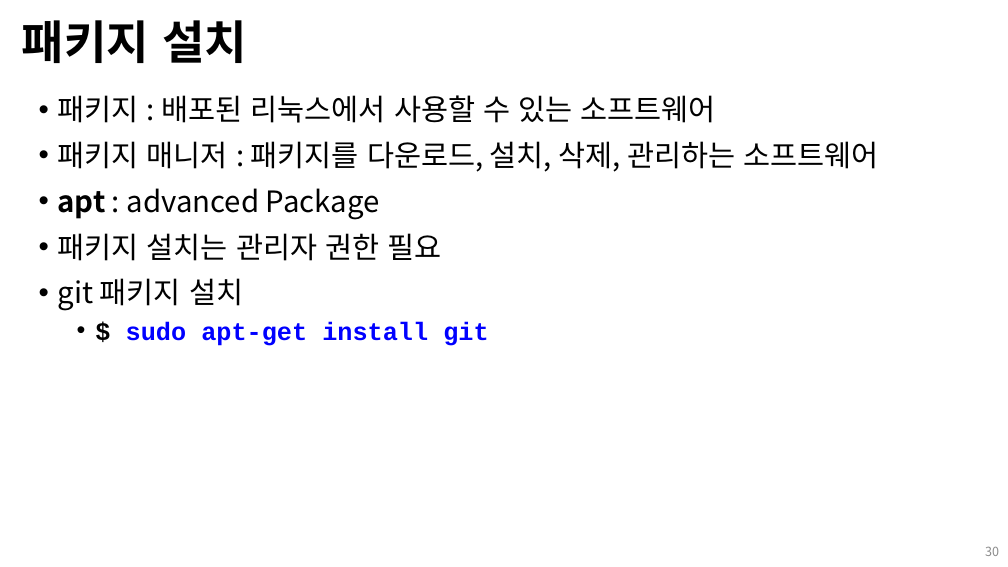
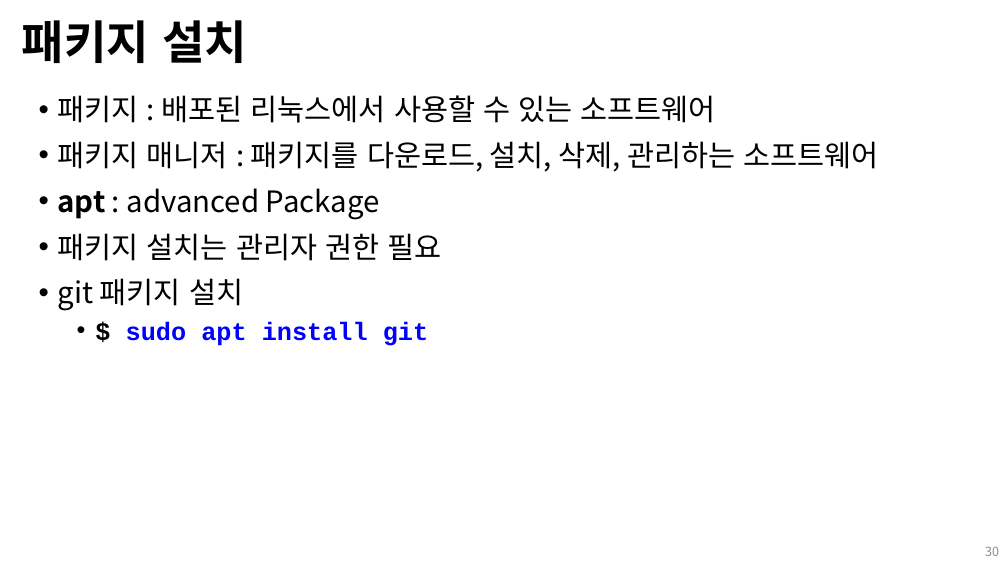
Before and after one commit to Open-Source-Programming/OpenSource-Lec, a slide deck: slide 30 of 05_linux2.pptx. Drawn at 1008x567 pixels with LibreOffice and Linux fonts; fonts in the diff are those of the drawing; background and template pictures are left out. Boxes give left, top, right and bottom in pixels: in the first picture for what was removed or moved away, otherwise in the second. Text is boxed around its words. In the diff, an @@ line names an element or a change of style, - is before the commit and + after.

```diff
--- a/05_linux2.pptx
+++ b/05_linux2.pptx
@@ text at box(126, 321, 428, 346): text changed @@
-  • $ sudo apt-get install git
+  • $ sudo apt install git
```
Also in this commit, not shown: 9 other slides changed, 2 slides added, 2 slides removed, 2 other files.
